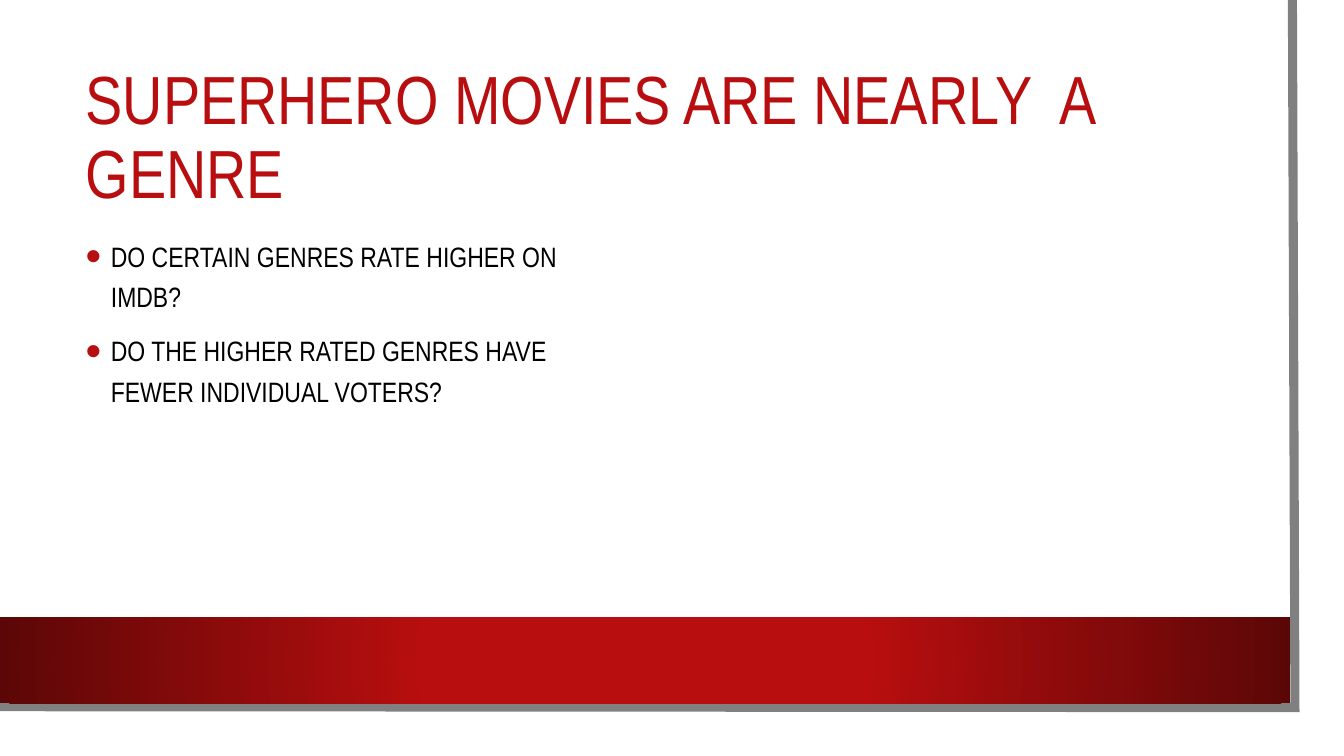
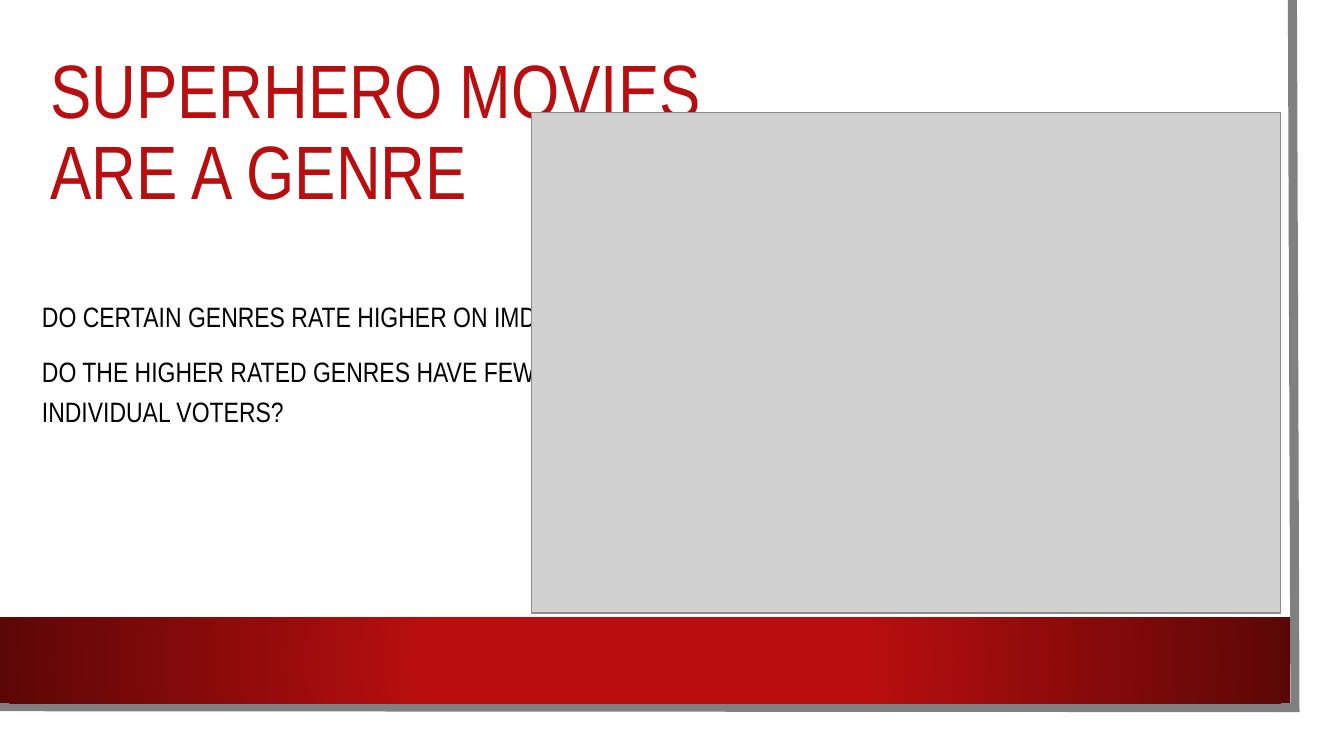
Before and after one commit to mlubin2/Movie_Project, a slide deck: slide 9 of Movie PP.pptx (slide 8 before the commit). Drawn at 1344x756 pixels with LibreOffice and Linux fonts; fonts in the diff are those of the drawing; grey boxes stand for pictures; background and template pictures are left out. Boxes give left, top, right and bottom in pixels: in the first picture for what was removed or moved away, otherwise in the second. Text is boxed around its words. In the diff, an @@ line names an element or a change of style, - is before the commit and + after.

```diff
--- a/Movie PP.pptx
+++ b/Movie PP.pptx
@@ title at (50,65,701,200): text changed; size 48.6 to 54 pt @@
-SUPERHERO MOVIES ARE NEARLY A GENRE
+SUPERHERO MOVIES
+ARE A GENRE
@@ picture added at (531,112,1280,613) @@
@@ text "DO CERTAIN GENRES RATE HIGHER ...": place and size @@
-text "DO CERTAIN GENRES RATE HIGHER ..." at (111,247,556,403)
+text "DO CERTAIN GENRES RATE HIGHER ..." at (42,305,567,423)
@@ text "DO CERTAIN GENRES RATE HIGHER ..." at (42,305,567,423): bullet • to none @@
```
Also in this commit, not shown: 4 other slides changed, 3 slides added, 1 slide removed.
